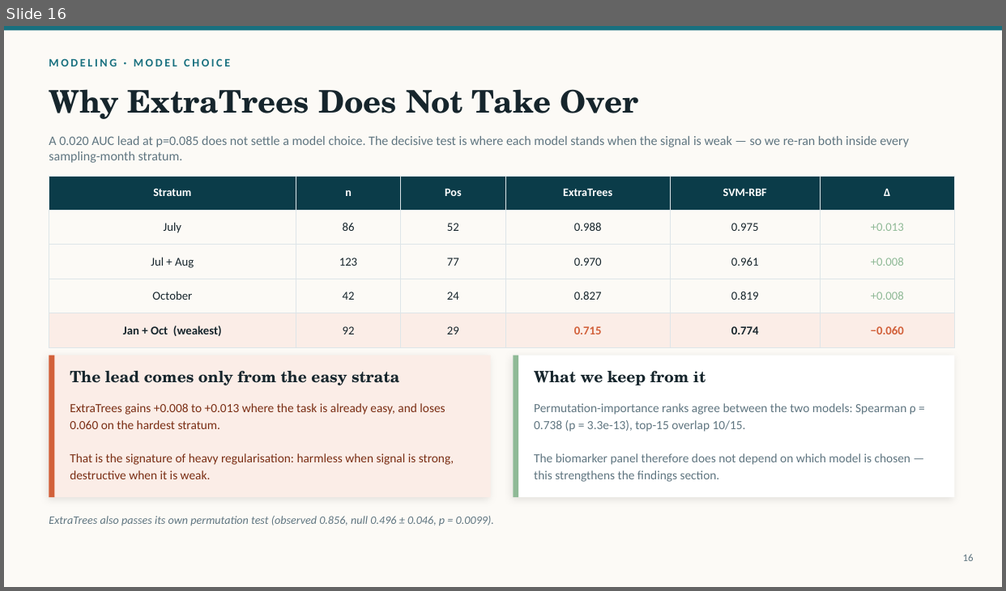
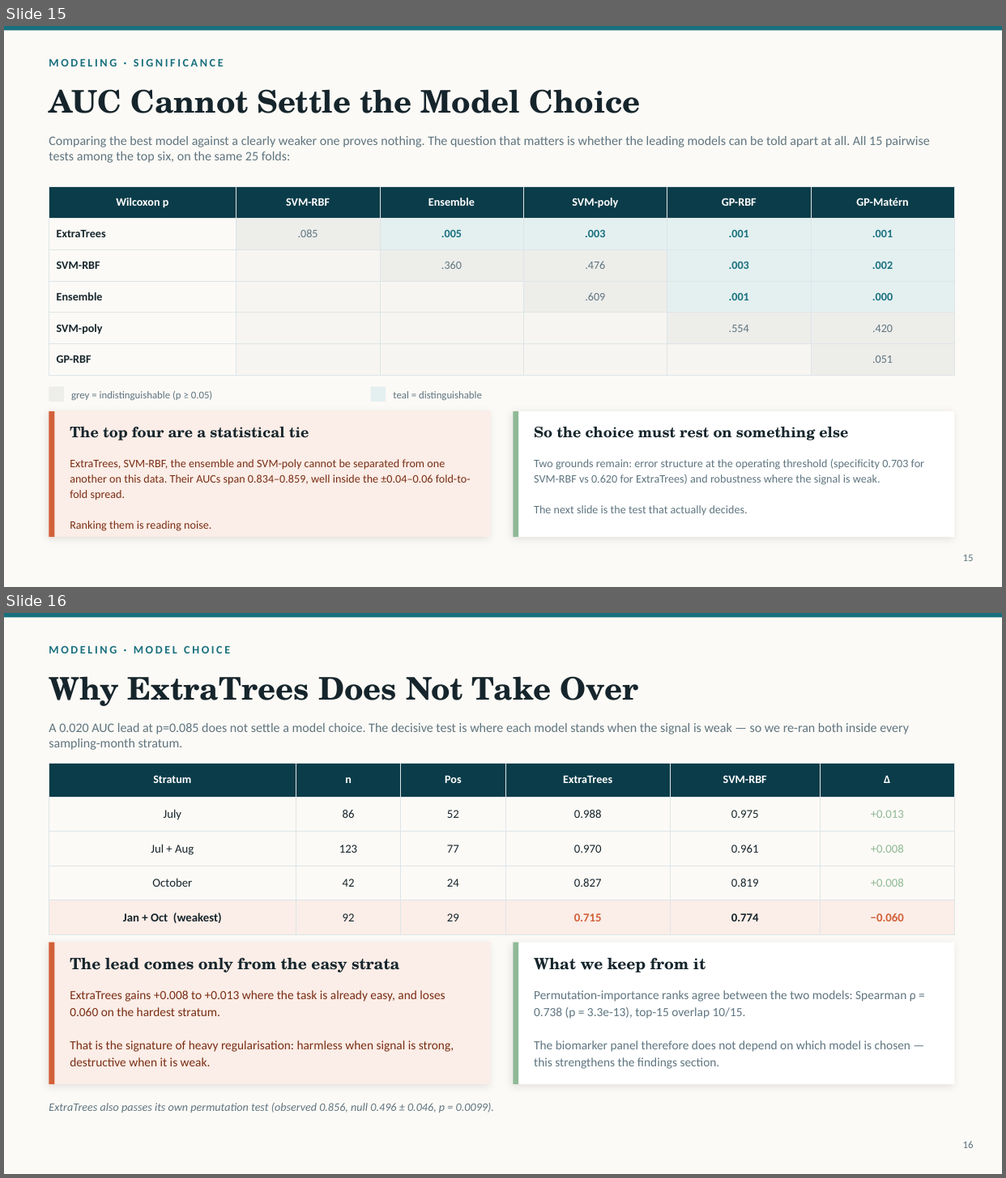
Before and after one commit to pengsihua2023/Christina-machine-learning-project, a slide deck: slides/Influenza_Microbiome_ML_Overview.pptx. Shown one above the other, each under a label of ours: slide 16 before the commit, slides 15 and 16 after it. The pictures are 1006x591 and 1006x1178 pixels, drawn with LibreOffice and Linux fonts; fonts in the diff are those of the drawing. Boxes give left, top, right and bottom in pixels: in the first picture for what was removed or moved away, otherwise in the second. Text is boxed around its words. In the diff, an @@ line names an element or a change of style, - is before the commit and + after.

```diff
--- a/slides/Influenza_Microbiome_ML_Overview.pptx
+++ b/slides/Influenza_Microbiome_ML_Overview.pptx
@@ slide 15 added at <box>4,26,1002,587</box>, background #FCFAF6 @@
@@ rectangle added at <box>4,26,1002,31</box>, fill #18707F @@
@@ text added at <box>49,58,224,66</box>, 11 pt, text #18707F, bold @@
+MODELING · SIGNIFICANCE
@@ text added at <box>49,89,641,113</box>, 30 pt, text #16252C, bold @@
+AUC Cannot Settle the Model Choice
@@ text added at <box>49,136,930,163</box>, 12.5 pt, text #5F7580 @@
+Comparing the best model against a clearly weaker one proves nothing. The question that matters is whether the leading models can be told apart at all. All 15 pairwise tests among the top six, on the same 25 folds:
@@ table added at <box>49,187,955,366</box>, 6 rows, 6 columns @@
+Wilcoxon p | SVM-RBF | Ensemble | SVM-poly | GP-RBF | GP-Matérn
+ExtraTrees | .085 | .005 | .003 | .001 | .001
+SVM-RBF |  | .360 | .476 | .003 | .002
+Ensemble |  |  | .609 | .001 | .000
+SVM-poly |  |  |  | .554 | .420
+GP-RBF |  |  |  |  | .051
@@ rectangle added at <box>49,386,64,402</box>, fill #EDEDEA @@
@@ rectangle added at <box>371,386,386,402</box>, fill #E4F0F0 @@
@@ rectangle added at <box>49,412,491,537</box>, fill #FBEDE7 @@
@@ rectangle added at <box>49,412,54,537</box>, fill #D2603A @@
@@ text added at <box>71,391,213,400</box>, 10 pt, text #5F7580 @@
+grey = indistinguishable (p ≥ 0.05)
@@ text added at <box>393,391,482,400</box>, 10 pt, text #5F7580 @@
+teal = distinguishable
@@ rectangle added at <box>513,412,955,537</box>, fill #FFFFFF @@
@@ rectangle added at <box>513,412,518,537</box>, fill #8FB996 @@
@@ text added at <box>70,426,309,441</box>, 14 pt, text #16252C, bold @@
+The top four are a statistical tie
@@ text added at <box>534,426,848,441</box>, 14 pt, text #16252C, bold @@
+So the choice must rest on something else
@@ text added at <box>70,459,471,531</box>, 11 pt, text #7A2E14 @@
+ExtraTrees, SVM-RBF, the ensemble and SVM-poly cannot be separated from one another on this data. Their AUCs span 0.834–0.859, well inside the ±0.04–0.06 fold-to-fold spread.
+Ranking them is reading noise.
@@ text added at <box>534,459,924,515</box>, 11 pt, text #5F7580 @@
+Two grounds remain: error structure at the operating threshold (specificity 0.703 for SVM-RBF vs 0.620 for ExtraTrees) and robustness where the signal is weak.
+The next slide is the test that actually decides.
@@ text added at <box>963,555,974,561</box>, 10 pt, text #5F7580 @@
+15
```
Also in this commit, not shown: 2 slides changed, 1 slide removed, 7 other files.
